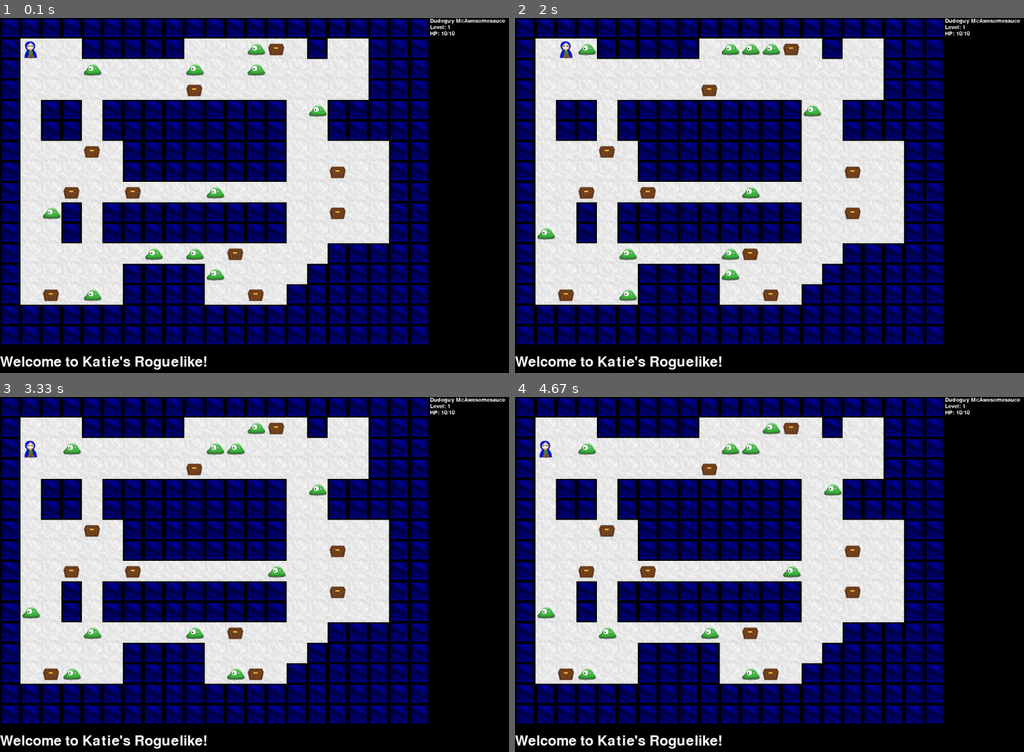
Above: before the commit, frames 1-4 (two rows, left to right).
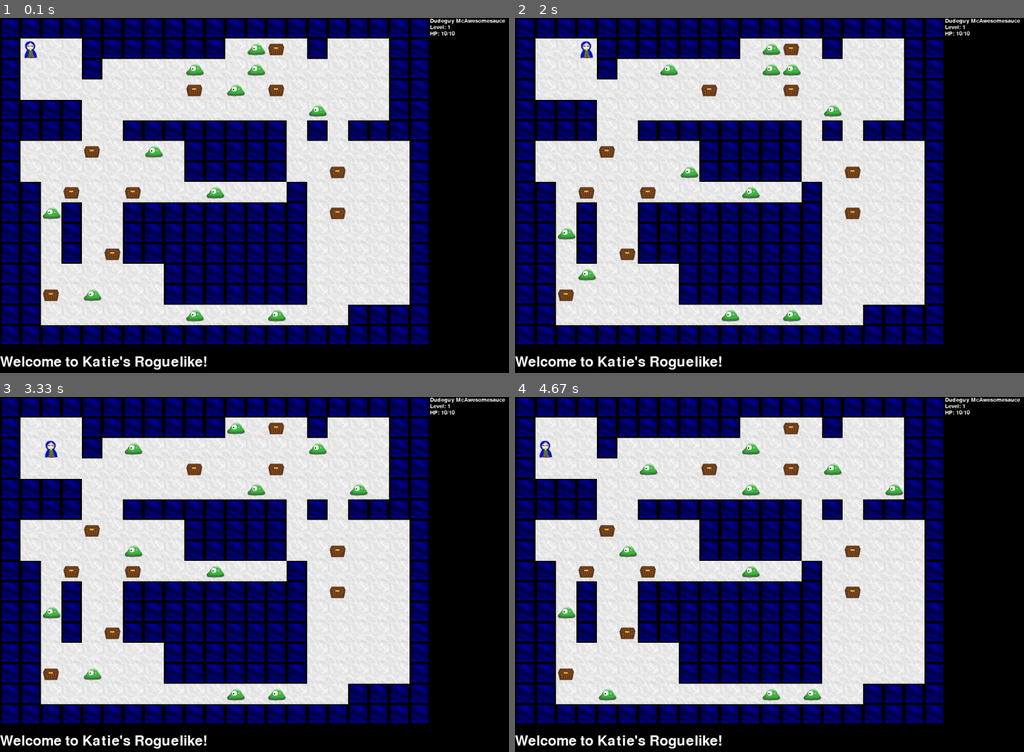
Above: after the commit, the same moments.

Repository: kcunning/Katie-s-Rougish-PyGame
Game: pygame game, started from main.py
The game is run twice, just before and just after one commit, with the same random seed, the same clock (stepped at 60 frames per second) and the same inputs. The source is Python 2; it was converted automatically to run under Python 3.
Inputs:
- Up to frame 1 (0.1 s): no input
- Up to frame 2 (2 s): hold Right 0.33-0.8 s; hold Up 0.83-1.18 s; hold Right 1.22-1.68 s; hold Left from 1.72 s (still down)
- Up to frame 3 (3.33 s): release Left at 2.32 s; hold Down 2.35-3.12 s; hold Left from 3.15 s (still down)
- Up to frame 4 (4.67 s): release Left at 4.03 s; hold Up from 4.07 s (still down)

The runs differ from the first frame. In frame 1, 23% of the frame differs, in the area x 3-81%, y 5-87%; in frame 2, 24%; in frame 3, 24%; in frame 4, 24%.

Commit message:
I really need to use proper logging. Stupid lazy dev.

Diff:
--- a/roguey/classes/gamemap.py
+++ b/roguey/classes/gamemap.py
@@ -26,8 +26,6 @@
 
         self.get_rooms()
         self.connect_rooms()
-        for room in self.roomlist:
-            print room.start
 
         for i in range(TREASURES):
             while 1:
@@ -59,8 +57,8 @@
         rooms = 1
         keep_going = 50
         while rooms <= MAX_ROOMS and keep_going:
-            height = randint(4,7)
-            length = randint(4,7)
+            height = randint(4,10)
+            length = randint(4,10)
             x = randint(0, COLUMNS-1)
             y = randint(0, ROWS)
             room = self.check_room(coord=(x,y), height=height, length=length)
@@ -79,7 +77,6 @@
                 next = self.roomlist[i+1]
             except:
                 next = self.roomlist[0]
-            print room.door, "->", next.door
             if room.door[0] < next.door[0]:
                 start = room.door[0]
                 end = next.door[0]
@@ -87,7 +84,6 @@
                 start = next.door[0]
                 end = room.door[0]
             for x in range(start, end):
-                print x, room.door[1]
                 self.walls[x][room.door[1]] = 0
                 self.floor[x][room.door[1]] = 1
             if room.door[1] < next.door[1]:
@@ -97,7 +93,6 @@
                 start = next.door[1]
                 end = room.door[1]
             for y in range(start, end):
-                print room.door[0], y
                 self.walls[next.door[0]][y] = 0
                 self.floor[next.door[0]][y] = 1
 
